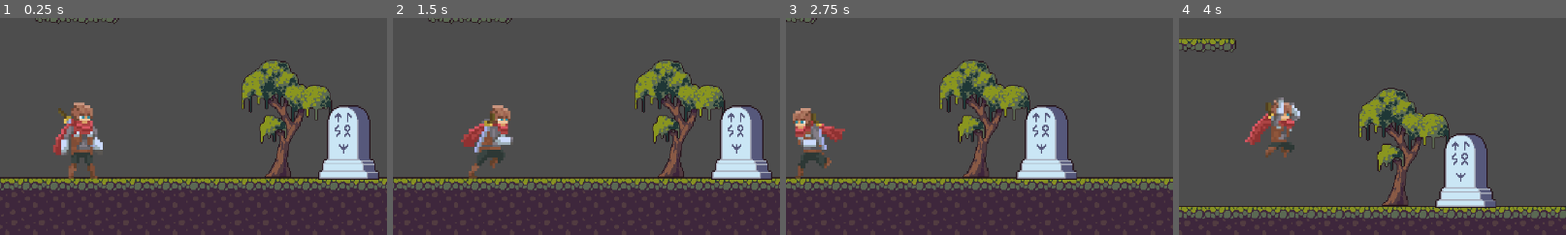
Above: before the commit, frames 1-4 (left to right).
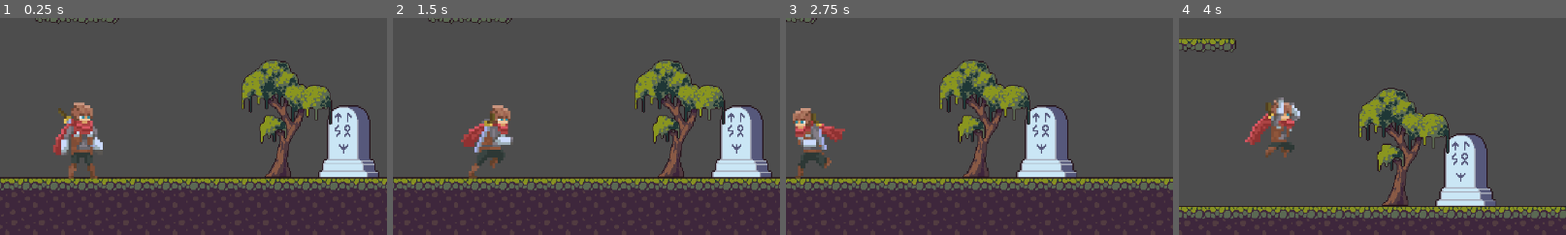
Above: after the commit, the same moments.

Repository: XinyuanD/2DSoulslikeGame
Game: Godot game, scene res://Scenes/Level 1.tscn
Two runs of this game, one before a commit and one after it. Both use one fixed random seed, a clock stepped at 60 frames per second and the inputs below.
Inputs (mouse positions are % of the whole screen's width and height, from its top left):
- Up to frame 1 (0.25 s): no input
- Up to frame 2 (1.5 s): move the mouse to (72, 45) at 0.52 s; hold E (heal) 0.53-1.28 s; hold D (move_right) from 0.53 s (still down); click (72, 45) at 0.6 s; tap Space (jump) at 0.77, 1.07 s; move the mouse to (30, 55) at 1.27 s; tap E (heal) at 1.35 s
- Up to frame 3 (2.75 s): tap Space (jump) at 1.52, 1.55, 1.82, 2.1 s; move the mouse to (60, 28) at 2.02 s; release D (move_right) at 2.03 s; hold A (move_left) from 2.03 s (still down); click (60, 28) at 2.3 s
- Up to frame 4 (4 s): move the mouse to (45, 70) at 2.77 s; release A (move_left) at 2.78 s; hold D (move_right) from 2.78 s (still down); click (45, 70) at 2.85 s; tap Space (jump) at 3.02, 3.32, 3.77, 3.8 s; tap E (heal) at 3.05 s; move the mouse to (80, 65) at 3.52 s; hold E (heal) from 3.53 s (still down)
The pictures show only the part of the screen within x 39-89%, y 44-94%; the shares and areas given below are measured in that part.

The runs differ from the first frame. In frame 1, 0.3% of the frame differs, in the area x 82-98%, y 43-75%; in frame 2, 0.3%; in frame 3, 0.3%, in the area x 59-76%, y 42-75%; in frame 4, 0.2%.

Commit message:
Added death screen and scene reloading after player death

Diff:
--- a/Final Project/Scenes/Level 1.tscn
+++ b/Final Project/Scenes/Level 1.tscn
@@ -9,6 +9,14 @@
 
 [node name="Level 1" type="Node2D"]
 script = ExtResource("1_3bys6")
+
+[node name="Checkpoints" type="Node2D" parent="."]
+
+[node name="RespawnAltar" parent="Checkpoints" instance=ExtResource("6_gf407")]
+position = Vector2(-57, -40)
+
+[node name="RespawnAltar2" parent="Checkpoints" instance=ExtResource("6_gf407")]
+position = Vector2(-1001, -360)
 
 [node name="TileMap" type="TileMap" parent="."]
 texture_filter = 1
@@ -31,14 +39,6 @@
 layer_2/y_sort_origin = 0
 layer_2/z_index = 0
 layer_2/tile_data = PackedInt32Array(-983047, 589824, 0, -1048583, 589824, 0, -1114119, 589824, 0, -1179655, 589824, 0, -2424859, 589824, 0, -2490395, 589824, 0, -2555931, 589824, 0, -2621467, 589824, 0, -2490353, 589824, 0, -2555889, 589824, 0, -2621425, 589824, 0, -2686961, 589824, 0)
-
-[node name="Checkpoints" type="Node2D" parent="."]
-
-[node name="RespawnAltar" parent="Checkpoints" instance=ExtResource("6_gf407")]
-position = Vector2(-57, -40)
-
-[node name="RespawnAltar2" parent="Checkpoints" instance=ExtResource("6_gf407")]
-position = Vector2(-1001, -360)
 
 [node name="Player" parent="." instance=ExtResource("3_abgsu")]
 position = Vector2(-362, -58)
@@ -85,5 +85,6 @@
 text = "Switch"
 
 [connection signal="health_updated" from="Player" to="CanvasLayer/UI" method="_on_player_health_updated"]
+[connection signal="player_died" from="Player" to="." method="_on_player_player_died"]
 [connection signal="spirit_updated" from="Player" to="CanvasLayer/UI" method="_on_player_spirit_updated"]
 [connection signal="pressed" from="CanvasLayer/UI/SwitchSceneButton" to="." method="_on_switch_scene_button_pressed"]
--- a/Final Project/Scenes/level 2.tscn
+++ b/Final Project/Scenes/level 2.tscn
@@ -1,13 +1,19 @@
-[gd_scene load_steps=6 format=3 uid="uid://co1asikjct1pm"]
+[gd_scene load_steps=7 format=3 uid="uid://co1asikjct1pm"]
 
 [ext_resource type="TileSet" uid="uid://cwkmuegsk6ox0" path="res://swamp_tileset.tres" id="1_u04uj"]
 [ext_resource type="Script" path="res://Scripts/level 2.gd" id="1_v06lb"]
+[ext_resource type="PackedScene" uid="uid://beh5w2vwhy1jk" path="res://Scenes/respawn_altar.tscn" id="2_61p2v"]
 [ext_resource type="PackedScene" uid="uid://cfh7to23ofeu3" path="res://Scenes/Player.tscn" id="2_qr1tf"]
 [ext_resource type="PackedScene" uid="uid://du0iaarxl3gm8" path="res://Scenes/ui.tscn" id="4_0f4io"]
 [ext_resource type="PackedScene" uid="uid://c2df6mh8wrba0" path="res://Scenes/skeleton.tscn" id="4_p12rw"]
 
 [node name="Level2" type="Node2D"]
 script = ExtResource("1_v06lb")
+
+[node name="Checkpoints" type="Node2D" parent="."]
+
+[node name="RespawnAltar" parent="Checkpoints" instance=ExtResource("2_61p2v")]
+position = Vector2(-57, -40)
 
 [node name="TileMap" type="TileMap" parent="."]
 texture_filter = 1
@@ -70,5 +76,6 @@
 text = "Switch"
 
 [connection signal="health_updated" from="Player" to="CanvasLayer/UI" method="_on_player_health_updated"]
+[connection signal="player_died" from="Player" to="." method="_on_player_player_died"]
 [connection signal="spirit_updated" from="Player" to="CanvasLayer/UI" method="_on_player_spirit_updated"]
 [connection signal="pressed" from="CanvasLayer/UI/SwitchSceneButton" to="." method="_on_switch_scene_button_pressed"]
--- a/Final Project/Scenes/respawn_altar.tscn
+++ b/Final Project/Scenes/respawn_altar.tscn
@@ -4,7 +4,7 @@
 [ext_resource type="Script" path="res://Scripts/respawn_altar.gd" id="1_ue8ge"]
 
 [sub_resource type="RectangleShape2D" id="RectangleShape2D_dtjxs"]
-size = Vector2(11, 11)
+size = Vector2(9.2, 10.4667)
 
 [node name="RespawnAltar" type="Node2D"]
 scale = Vector2(1.5, 1.5)
@@ -19,6 +19,5 @@
 collision_layer = 16
 
 [node name="CollisionShape2D" type="CollisionShape2D" parent="Area2D"]
-position = Vector2(-0.0999992, -0.5)
-scale = Vector2(1, 1)
+position = Vector2(0.0666666, -0.233334)
 shape = SubResource("RectangleShape2D_dtjxs")
--- a/Final Project/Scenes/scene_switcher.tscn
+++ b/Final Project/Scenes/scene_switcher.tscn
@@ -1,6 +1,7 @@
-[gd_scene load_steps=5 format=3 uid="uid://b76avdlnmdejk"]
+[gd_scene load_steps=9 format=3 uid="uid://b76avdlnmdejk"]
 
 [ext_resource type="Script" path="res://Scripts/scene_switcher.gd" id="1_jjit3"]
+[ext_resource type="FontFile" uid="uid://dmh5qsqs3ddhg" path="res://Art/UI/OptimusPrinceps.ttf" id="2_cw8a3"]
 
 [sub_resource type="Animation" id="Animation_fwo34"]
 length = 0.001
@@ -19,7 +20,6 @@
 
 [sub_resource type="Animation" id="Animation_ixn0l"]
 resource_name = "fade"
-length = 0.5
 tracks/0/type = "value"
 tracks/0/imported = false
 tracks/0/enabled = true
@@ -27,7 +27,7 @@
 tracks/0/interp = 1
 tracks/0/loop_wrap = true
 tracks/0/keys = {
-"times": PackedFloat32Array(0, 0.5),
+"times": PackedFloat32Array(0, 1),
 "transitions": PackedFloat32Array(1, 1),
 "update": 0,
 "values": [Color(0, 0, 0, 0), Color(0, 0, 0, 1)]
@@ -37,6 +37,67 @@
 _data = {
 "RESET": SubResource("Animation_fwo34"),
 "fade": SubResource("Animation_ixn0l")
+}
+
+[sub_resource type="Animation" id="Animation_lourf"]
+resource_name = "death_screen_anim"
+length = 3.5
+tracks/0/type = "value"
+tracks/0/imported = false
+tracks/0/enabled = true
+tracks/0/path = NodePath("DeathBanner:color")
+tracks/0/interp = 1
+tracks/0/loop_wrap = true
+tracks/0/keys = {
+"times": PackedFloat32Array(0, 2, 3.5),
+"transitions": PackedFloat32Array(1, 1, 1),
+"update": 0,
+"values": [Color(0.0705882, 0.0705882, 0.0705882, 0), Color(0.0705882, 0.0705882, 0.0705882, 0.509804), Color(0.0705882, 0.0705882, 0.0705882, 0.509804)]
+}
+tracks/1/type = "value"
+tracks/1/imported = false
+tracks/1/enabled = true
+tracks/1/path = NodePath("DeathBanner/Label:theme_override_colors/font_color")
+tracks/1/interp = 1
+tracks/1/loop_wrap = true
+tracks/1/keys = {
+"times": PackedFloat32Array(0, 2, 3.5),
+"transitions": PackedFloat32Array(1, 1, 1),
+"update": 0,
+"values": [Color(0.807843, 0, 0, 0), Color(0.807843, 0, 0, 1), Color(0.807843, 0, 0, 1)]
+}
+
+[sub_resource type="Animation" id="Animation_sag1w"]
+length = 0.2
+tracks/0/type = "value"
+tracks/0/imported = false
+tracks/0/enabled = true
+tracks/0/path = NodePath("DeathBanner:color")
+tracks/0/interp = 1
+tracks/0/loop_wrap = true
+tracks/0/keys = {
+"times": PackedFloat32Array(0, 0.2),
+"transitions": PackedFloat32Array(1, 1),
+"update": 0,
+"values": [Color(0.0705882, 0.0705882, 0.0705882, 0), Color(0.0705882, 0.0705882, 0.0705882, 0)]
+}
+tracks/1/type = "value"
+tracks/1/imported = false
+tracks/1/enabled = true
+tracks/1/path = NodePath("DeathBanner/Label:theme_override_colors/font_color")
+tracks/1/interp = 1
+tracks/1/loop_wrap = true
+tracks/1/keys = {
+"times": PackedFloat32Array(0, 0.2),
+"transitions": PackedFloat32Array(1, 1),
+"update": 0,
+"values": [Color(0.807843, 0, 0, 0), Color(0.807843, 0, 0, 0)]
+}
+
+[sub_resource type="AnimationLibrary" id="AnimationLibrary_o5jof"]
+_data = {
+"RESET": SubResource("Animation_sag1w"),
+"death_screen_anim": SubResource("Animation_lourf")
 }
 
 [node name="SceneSwitcher" type="CanvasLayer"]
@@ -51,7 +112,43 @@
 mouse_filter = 2
 color = Color(1, 1, 1, 0)
 
-[node name="AnimationPlayer" type="AnimationPlayer" parent="."]
+[node name="FadeAnimationPlayer" type="AnimationPlayer" parent="."]
 libraries = {
 "": SubResource("AnimationLibrary_6pad8")
 }
+
+[node name="DeathBanner" type="ColorRect" parent="."]
+anchors_preset = 14
+anchor_top = 0.5
+anchor_right = 1.0
+anchor_bottom = 0.5
+offset_top = -64.0
+offset_bottom = 86.0
+grow_horizontal = 2
+grow_vertical = 2
+color = Color(0.0705882, 0.0705882, 0.0705882, 0)
+
+[node name="Label" type="Label" parent="DeathBanner"]
+layout_mode = 1
+anchors_preset = 8
+anchor_left = 0.5
+anchor_top = 0.5
+anchor_right = 0.5
+anchor_bottom = 0.5
+offset_left = -266.0
+offset_top = -60.0
+offset_right = 268.0
+offset_bottom = 60.0
+grow_horizontal = 2
+grow_vertical = 2
+theme_override_colors/font_color = Color(0.807843, 0, 0, 0)
+theme_override_fonts/font = ExtResource("2_cw8a3")
+theme_override_font_sizes/font_size = 110
+text = "YOU DIED"
+horizontal_alignment = 1
+vertical_alignment = 1
+
+[node name="DeathAnimationPlayer" type="AnimationPlayer" parent="."]
+libraries = {
+"": SubResource("AnimationLibrary_o5jof")
+}
--- a/Final Project/Scripts/Level 1.gd
+++ b/Final Project/Scripts/Level 1.gd
@@ -1,10 +1,17 @@
 extends Node2D
 var UI
+var player
 
 # Called when the node enters the scene tree for the first time.
 func _ready():
 	UI = $CanvasLayer/UI
+	player = $Player
 
 func _on_switch_scene_button_pressed():
 	UI.visible = false
 	SceneSwitcher.goto_scene("res://Scenes/level 2.tscn")
+
+
+func _on_player_player_died():
+	UI.visible = false
+	SceneSwitcher.reload_scene("res://Scenes/Level 1.tscn", player.last_checkpoint)
--- a/Final Project/Scripts/Player.gd
+++ b/Final Project/Scripts/Player.gd
@@ -14,6 +14,7 @@
 
 signal spirit_updated
 signal health_updated
+signal player_died
 
 var heal_timer: float = 0.0
 var heal_time_threshold: float = 1.0
@@ -71,11 +72,7 @@
 	elif curstate == State.DYING:
 		animated_sprite.play("die")
 	elif curstate == State.DEAD:
-		# TODO: implement player respawning/scene reset
-		print("player dead")
-		update_spirit(-spirits)
-		update_health(max_health)
-		position = last_checkpoint
+		emit_signal("player_died")
 
 func _physics_process(delta):
 	# handle horizontal movement
@@ -132,11 +129,16 @@
 		is_chaining_attack = true
 		chain_attack_counter = 0
 
-	if health <= 0:
-		velocity.x = 0
+	if curstate == State.DEAD:
+		velocity.x = 0
+		direction = 0
+	elif health <= 0:
+		velocity.x = 0
+		direction = 0
 		switch_to(State.DYING)
 	elif curstate == State.HIT:
 		velocity.x = 0
+		direction = 0
 	elif is_healing:
 		velocity.x = 0
 		direction = 0
--- a/Final Project/Scripts/level 2.gd
+++ b/Final Project/Scripts/level 2.gd
@@ -1,10 +1,16 @@
 extends Node2D
 var UI
+var player
 
 # Called when the node enters the scene tree for the first time.
 func _ready():
 	UI = $CanvasLayer/UI
+	player = $Player
 
 func _on_switch_scene_button_pressed():
 	UI.visible = false
 	SceneSwitcher.goto_scene("res://Scenes/Level 1.tscn")
+
+func _on_player_player_died():
+	UI.visible = false
+	SceneSwitcher.reload_scene("res://Scenes/Level 2.tscn", player.last_checkpoint)
--- a/Final Project/Scripts/scene_switcher.gd
+++ b/Final Project/Scripts/scene_switcher.gd
@@ -1,10 +1,14 @@
 extends CanvasLayer
 
 var current_scene = null
+var fade_anim
+var death_anim
 
 func _ready():
 	var root = get_tree().root
 	current_scene = root.get_child(root.get_child_count() - 1)
+	fade_anim = $FadeAnimationPlayer
+	death_anim = $DeathAnimationPlayer
 
 func goto_scene(path):
 	# This function will usually be called from a signal callback,
@@ -15,11 +19,11 @@
 
 	# The solution is to defer the load to a later time, when
 	# we can be sure that no code from the current scene is running:
-	$AnimationPlayer.play("fade")
-	await $AnimationPlayer.animation_finished
+	fade_anim.play("fade")
+	await fade_anim.animation_finished
 	call_deferred("_deferred_goto_scene", path)
-	$AnimationPlayer.play_backwards("fade")
-	await  $AnimationPlayer.animation_finished
+	fade_anim.play_backwards("fade")
+	await  fade_anim.animation_finished
 	current_scene.find_child("UI").visible = true
 
 
@@ -43,3 +47,23 @@
 
 	# Optionally, to make it compatible with the SceneTree.change_scene_to_file() API.
 	get_tree().current_scene = current_scene
+
+func reload_scene(path, last_checkpoint: Vector2):
+	death_anim.play("death_screen_anim")
+	await death_anim.animation_finished
+	call_deferred("_deferred_reload_scene", path, last_checkpoint)
+	fade_anim.play_backwards("fade")
+	death_anim.play("RESET")
+	await  fade_anim.animation_finished
+	current_scene.find_child("UI").visible = true
+
+func _deferred_reload_scene(path, last_checkpoint: Vector2):
+	current_scene.free()
+	var s = ResourceLoader.load(path)
+	current_scene = s.instantiate()
+
+	current_scene.find_child("Player").position = last_checkpoint
+	current_scene.find_child("UI").visible = false
+
+	get_tree().root.add_child(current_scene)
+	get_tree().current_scene = current_scene
Binary file added: Final Project/Art/UI/OptimusPrinceps.ttf
Not shown, added: Final Project/Art/UI/OptimusPrinceps.ttf.import
